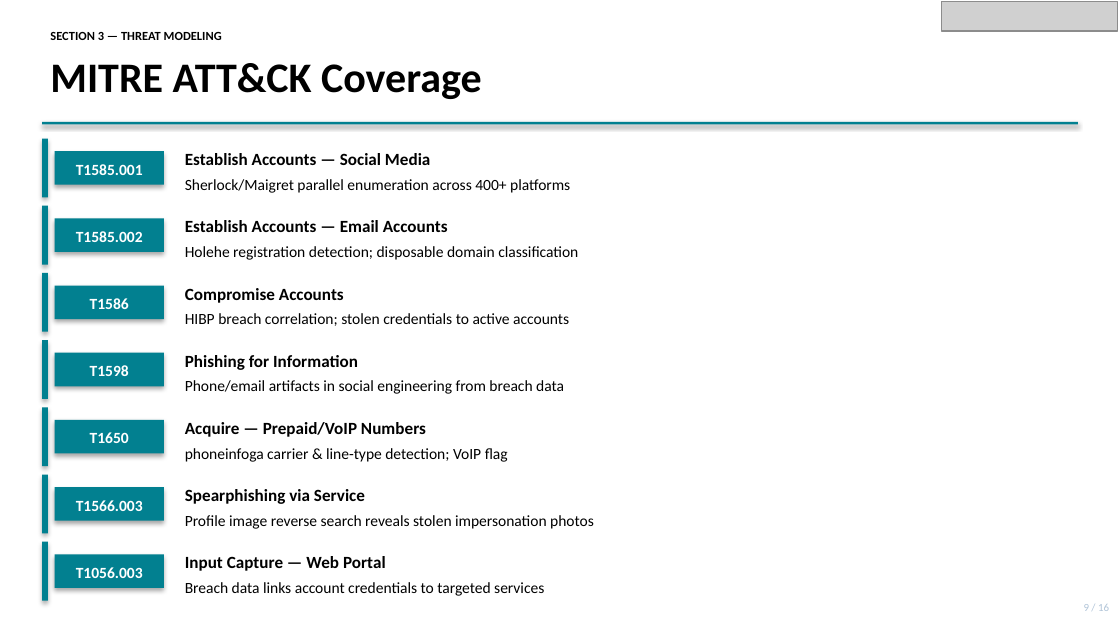
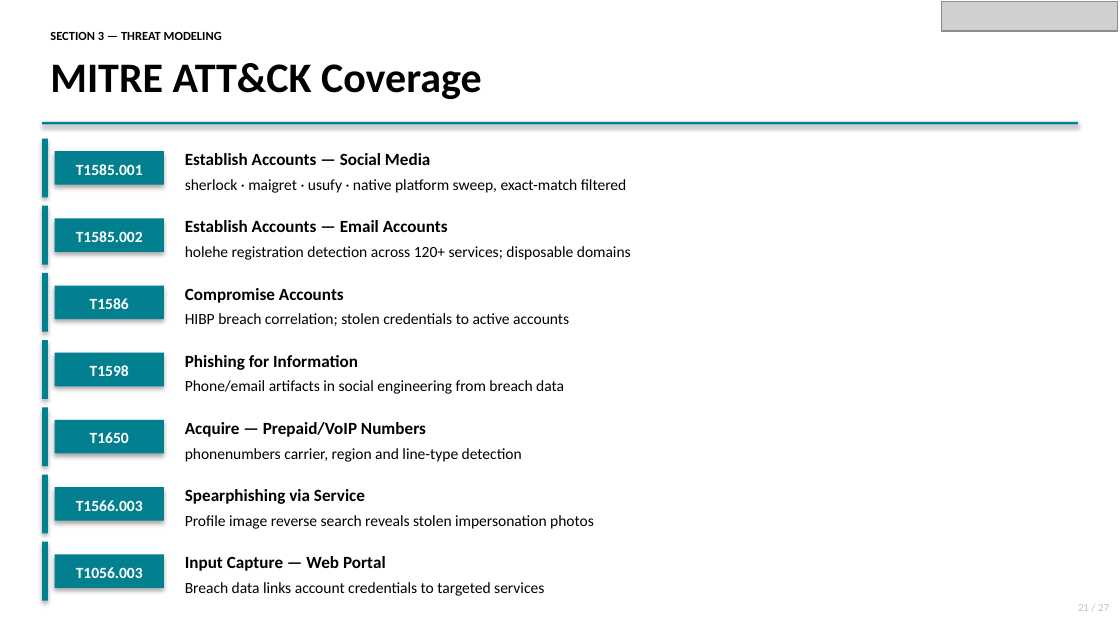
Before and after one commit to dhayarajas/gih, a slide deck: slide 21 of docs/Capstone.pptx (slide 13 before the commit). Drawn at 1120x630 pixels with LibreOffice and Linux fonts; fonts in the diff are those of the drawing; grey boxes stand for pictures. Boxes give left, top, right and bottom in pixels: in the first picture for what was removed or moved away, otherwise in the second. Text is boxed around its words. In the diff, an @@ line names an element or a change of style, - is before the commit and + after.

```diff
--- a/docs/Capstone.pptx
+++ b/docs/Capstone.pptx
@@ text at bbox=[185, 179, 627, 193]: text changed @@
-Sherlock/Maigret parallel enumeration across 400+ platforms
+sherlock · maigret · usufy · native platform sweep, exact-match filtered
@@ text at bbox=[185, 246, 631, 260]: text changed @@
-Holehe registration detection; disposable domain classification
+holehe registration detection across 120+ services; disposable domains
@@ text at bbox=[185, 448, 522, 462]: text changed @@
-phoneinfoga carrier & line-type detection; VoIP flag
+phonenumbers carrier, region and line-type detection
@@ text at bbox=[1078, 604, 1109, 611]: text changed @@
-9 / 16
+21 / 27
```
Also in this commit, not shown: 19 other slides changed, 7 slides added, 1 other file.
